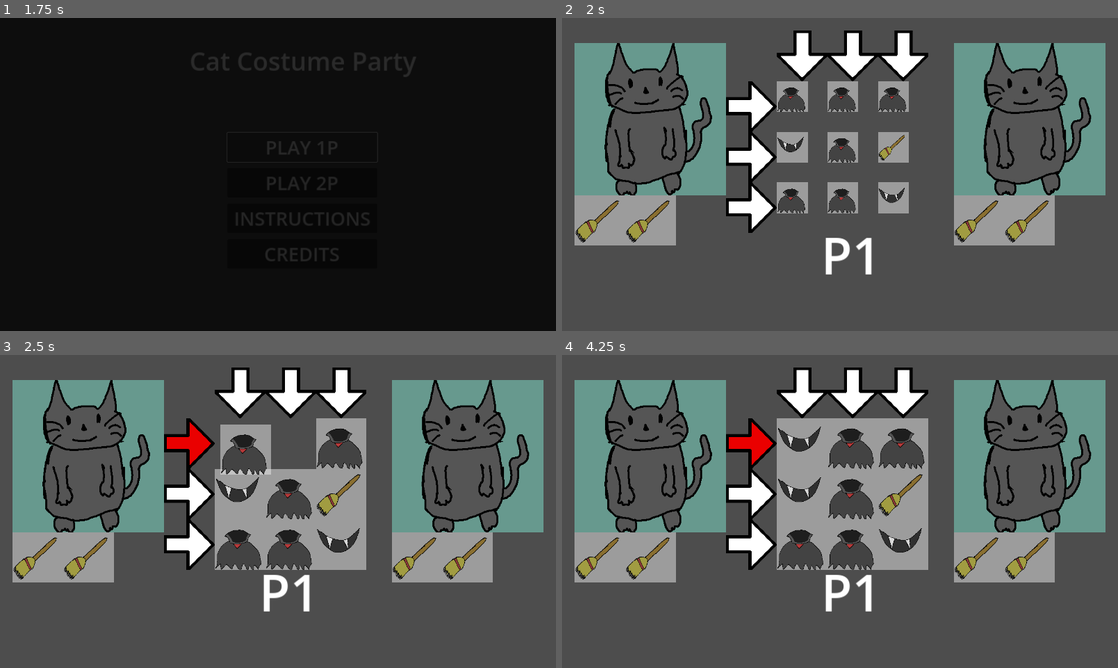
Above: before the commit, frames 1-4 (two rows, left to right).
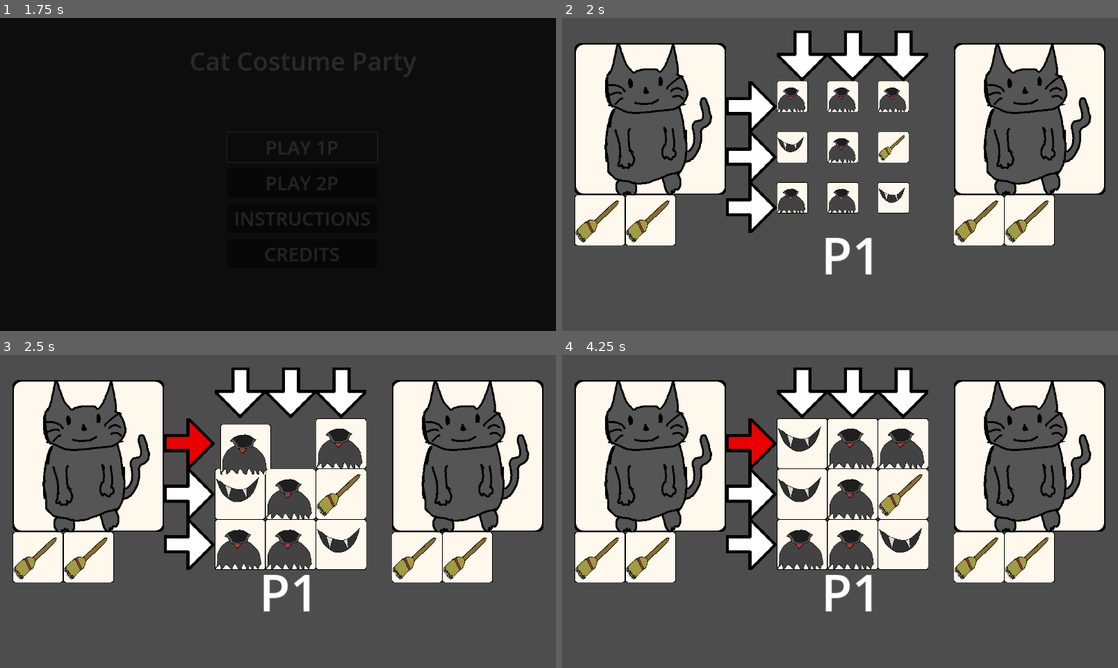
Above: after the commit, the same moments.

Repository: Zami77/CatCostumeParty
Game: Godot game, scene res://managers/GameManager.tscn
Same seed, same stepped clock (60 frames per second), same inputs: the game is played once before the commit and once after it.
Inputs (mouse positions are in pixels of both pictures, inside the frame that each line leads up to):
- Up to frame 1 (1.75 s): move the mouse to (400, 158) at 0.52 s; press the mouse at (400, 158) at 0.53 s; release the mouse at (400, 158) at 1.25 s; click "PLAY 1P" at 1.25 s
- Up to frame 2 (2 s): no input
- Up to frame 3 (2.5 s): click (189, 442) at 2 s
- Up to frame 4 (4.25 s): click (751, 492) at 2.75 s; click (751, 545) at 3.5 s

Frame 1 is identical in both runs. In frame 2, 23% of the frame differs, in the area x 2-98%, y 8-73%; in frame 3, 27%; in frame 4, 28%.

Commit message:
card background added

Diff:
--- a/CatCostumeParty/costume_cats/CostumeCat.tscn
+++ b/CatCostumeParty/costume_cats/CostumeCat.tscn
@@ -1,6 +1,7 @@
-[gd_scene load_steps=3 format=3 uid="uid://6r3gogf0dp2r"]
+[gd_scene load_steps=4 format=3 uid="uid://6r3gogf0dp2r"]
 
 [ext_resource type="Script" path="res://costume_cats/CostumeCat.gd" id="1_28ofy"]
+[ext_resource type="Texture2D" uid="uid://b74hwxhrfeu67" path="res://common/RoundedCard.png" id="2_0ad8o"]
 
 [sub_resource type="RectangleShape2D" id="RectangleShape2D_ggx8m"]
 size = Vector2(384, 384)
@@ -12,10 +13,11 @@
 position = Vector2(192, 192)
 shape = SubResource("RectangleShape2D_ggx8m")
 
-[node name="ColorRect" type="ColorRect" parent="."]
+[node name="CardBackground" type="TextureRect" parent="."]
 offset_right = 384.0
 offset_bottom = 384.0
-color = Color(0.509804, 0.898039, 0.815686, 0.498039)
+texture = ExtResource("2_0ad8o")
+expand_mode = 1
 
 [node name="TextureRect" type="TextureRect" parent="."]
 offset_right = 384.0
--- a/CatCostumeParty/costume_cats/dracula_cat/DraculaCostumeCat.tscn
+++ b/CatCostumeParty/costume_cats/dracula_cat/DraculaCostumeCat.tscn
@@ -1,8 +1,9 @@
-[gd_scene load_steps=5 format=3 uid="uid://dqetwgxg8uwc8"]
+[gd_scene load_steps=6 format=3 uid="uid://dqetwgxg8uwc8"]
 
 [ext_resource type="Script" path="res://costume_cats/dracula_cat/DraculaCostumeCat.gd" id="1_lnkj4"]
 [ext_resource type="Texture2D" uid="uid://cuvgqkoibrmm4" path="res://costume_cats/dracula_cat/initial_dracula_cat_costume.png" id="2_oa4yv"]
 [ext_resource type="Texture2D" uid="uid://b4fuytnshvf4r" path="res://costume_cats/dracula_cat/dracula_cat_costume.png" id="3_ktpjk"]
+[ext_resource type="Texture2D" uid="uid://b74hwxhrfeu67" path="res://common/RoundedCard.png" id="4_2r8lw"]
 
 [sub_resource type="RectangleShape2D" id="RectangleShape2D_ggx8m"]
 size = Vector2(384, 384)
@@ -17,10 +18,11 @@
 position = Vector2(192, 192)
 shape = SubResource("RectangleShape2D_ggx8m")
 
-[node name="ColorRect" type="ColorRect" parent="."]
+[node name="CardBackground" type="TextureRect" parent="."]
 offset_right = 384.0
 offset_bottom = 384.0
-color = Color(0.509804, 0.898039, 0.815686, 0.498039)
+texture = ExtResource("4_2r8lw")
+expand_mode = 1
 
 [node name="TextureRect" type="TextureRect" parent="."]
 offset_right = 384.0
--- a/CatCostumeParty/costume_cats/pirate_cat/PirateCat.tscn
+++ b/CatCostumeParty/costume_cats/pirate_cat/PirateCat.tscn
@@ -9,5 +9,5 @@
 costumed_cat_texture = ExtResource("3_f615v")
 costume_pieces_required = Array[int]([2, 2])
 
-[node name="TextureRect" parent="." index="2"]
+[node name="TextureRect" parent="." index="1"]
 expand_mode = 1
--- a/CatCostumeParty/costume_cats/pirate_cat/PirateCostumeCat.tscn
+++ b/CatCostumeParty/costume_cats/pirate_cat/PirateCostumeCat.tscn
@@ -1,8 +1,9 @@
-[gd_scene load_steps=5 format=3 uid="uid://cqh0uun5pdvql"]
+[gd_scene load_steps=6 format=3 uid="uid://cqh0uun5pdvql"]
 
 [ext_resource type="Script" path="res://costume_cats/pirate_cat/PirateCostumeCat.gd" id="1_b3pfk"]
 [ext_resource type="Texture2D" uid="uid://cuvgqkoibrmm4" path="res://costume_cats/dracula_cat/initial_dracula_cat_costume.png" id="2_483sh"]
 [ext_resource type="Texture2D" uid="uid://bjf78f635krr2" path="res://costume_cats/pirate_cat/pirate_cat1.png" id="3_tvywf"]
+[ext_resource type="Texture2D" uid="uid://b74hwxhrfeu67" path="res://common/RoundedCard.png" id="4_j4tap"]
 
 [sub_resource type="RectangleShape2D" id="RectangleShape2D_ggx8m"]
 size = Vector2(384, 384)
@@ -17,10 +18,11 @@
 position = Vector2(192, 192)
 shape = SubResource("RectangleShape2D_ggx8m")
 
-[node name="ColorRect" type="ColorRect" parent="."]
+[node name="CardBackground" type="TextureRect" parent="."]
 offset_right = 384.0
 offset_bottom = 384.0
-color = Color(0.509804, 0.898039, 0.815686, 0.498039)
+texture = ExtResource("4_j4tap")
+expand_mode = 1
 
 [node name="TextureRect" type="TextureRect" parent="."]
 offset_right = 384.0
--- a/CatCostumeParty/costume_pieces/CostumePiece.tscn
+++ b/CatCostumeParty/costume_pieces/CostumePiece.tscn
@@ -1,6 +1,7 @@
-[gd_scene load_steps=3 format=3 uid="uid://cdb67hm70n6ly"]
+[gd_scene load_steps=4 format=3 uid="uid://cdb67hm70n6ly"]
 
 [ext_resource type="Script" path="res://costume_pieces/CostumePiece.gd" id="1_aip63"]
+[ext_resource type="Texture2D" uid="uid://b74hwxhrfeu67" path="res://common/RoundedCard.png" id="2_6h3dq"]
 
 [sub_resource type="RectangleShape2D" id="RectangleShape2D_bsm5b"]
 size = Vector2(126.5, 128)
@@ -12,11 +13,13 @@
 position = Vector2(64, 64)
 shape = SubResource("RectangleShape2D_bsm5b")
 
-[node name="ColorRect" type="ColorRect" parent="."]
+[node name="CardBackground" type="TextureRect" parent="."]
 offset_right = 128.0
 offset_bottom = 128.0
-color = Color(0.913725, 0.913725, 0.913725, 0.505882)
+texture = ExtResource("2_6h3dq")
+expand_mode = 1
 
 [node name="TextureRect" type="TextureRect" parent="."]
 offset_right = 128.0
 offset_bottom = 128.0
+expand_mode = 1
Binary file added: CatCostumeParty/common/RoundedCard.png
Not shown, added: CatCostumeParty/common/RoundedCard.png.import
